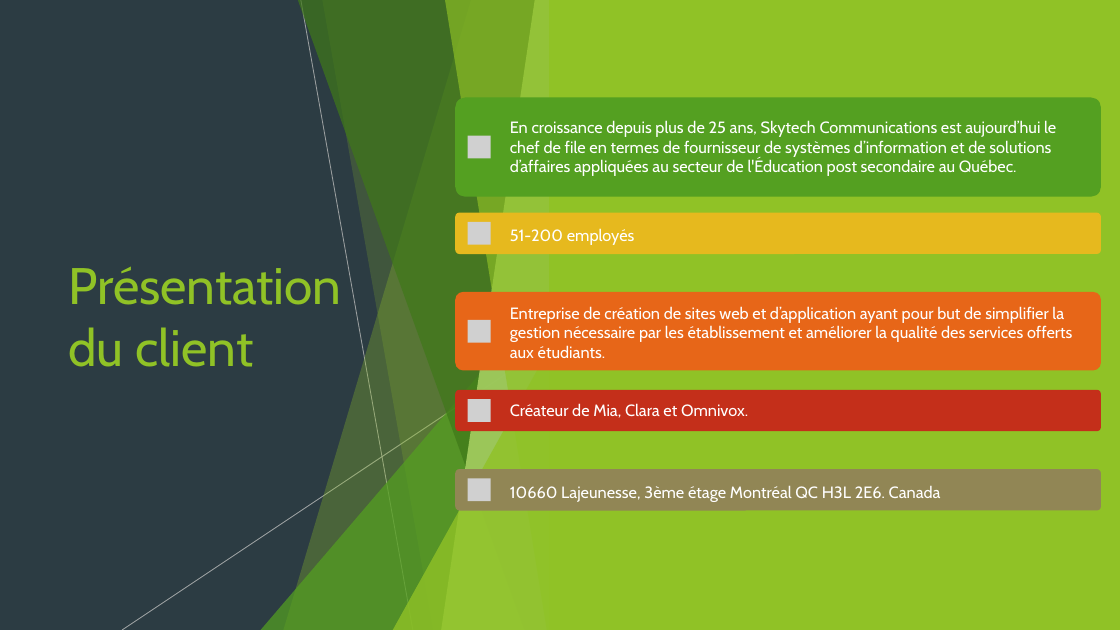
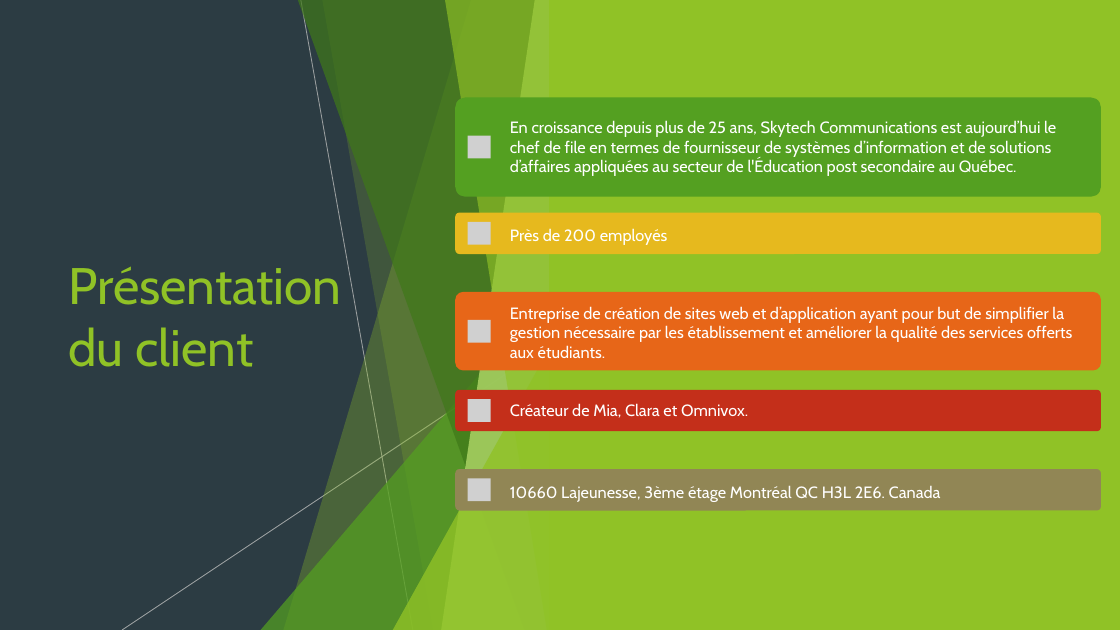
Before and after one commit to zacouse/GestionStages, a slide deck: slide 2 of Documentation/Presentation.pptx. Drawn at 1120x630 pixels with LibreOffice and Linux fonts; fonts in the diff are those of the drawing; grey boxes stand for pictures. Boxes give left, top, right and bottom in pixels: in the first picture for what was removed or moved away, otherwise in the second. Text is boxed around its words. In the diff, an @@ line names an element or a change of style, - is before the commit and + after.

```diff
--- a/Documentation/Presentation.pptx
+++ b/Documentation/Presentation.pptx
@@ text at bbox=[510, 228, 668, 245]: text changed @@
-51-200 employés
+Près de 200 employés
```
Also in this commit, not shown: 2 other slides changed.
